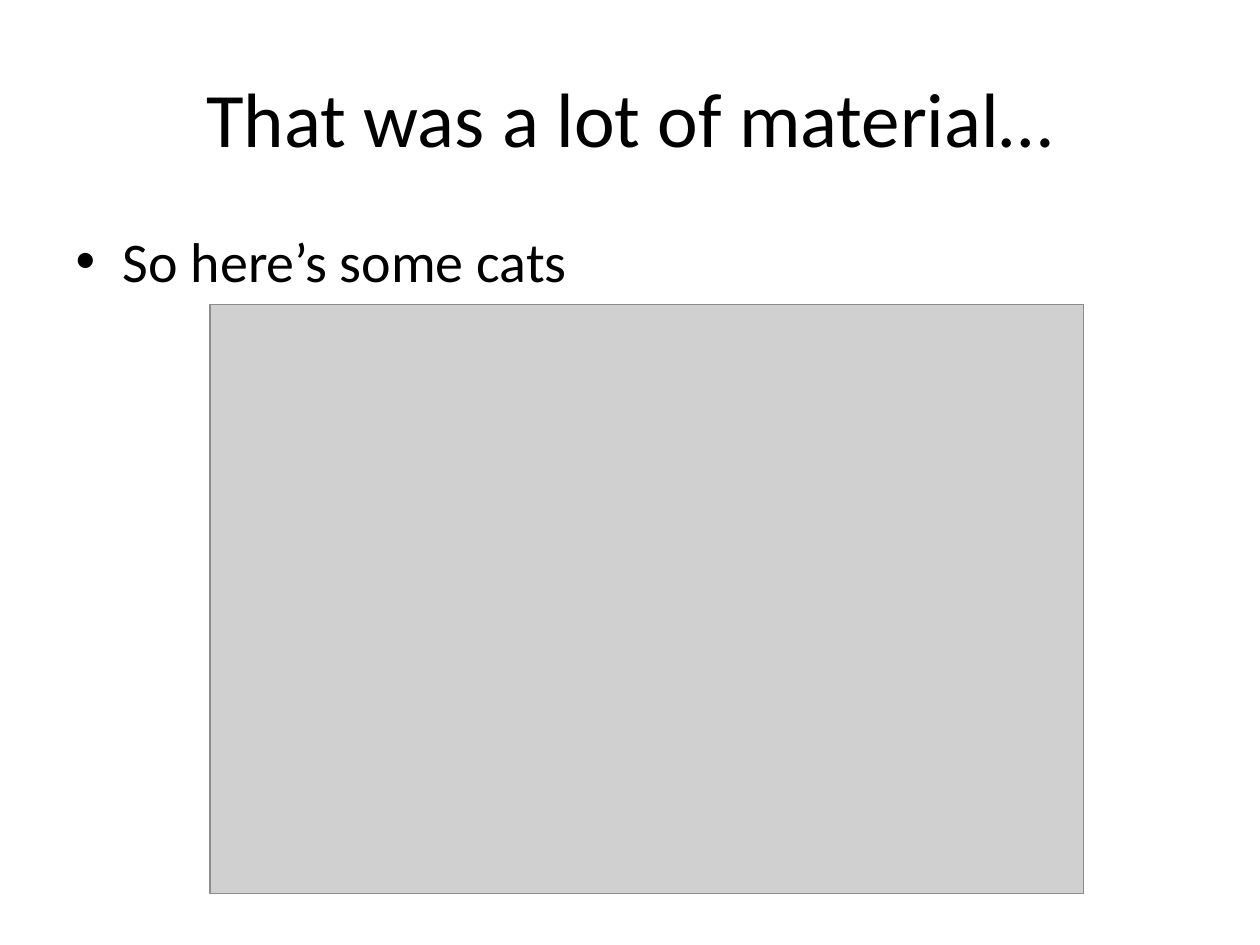
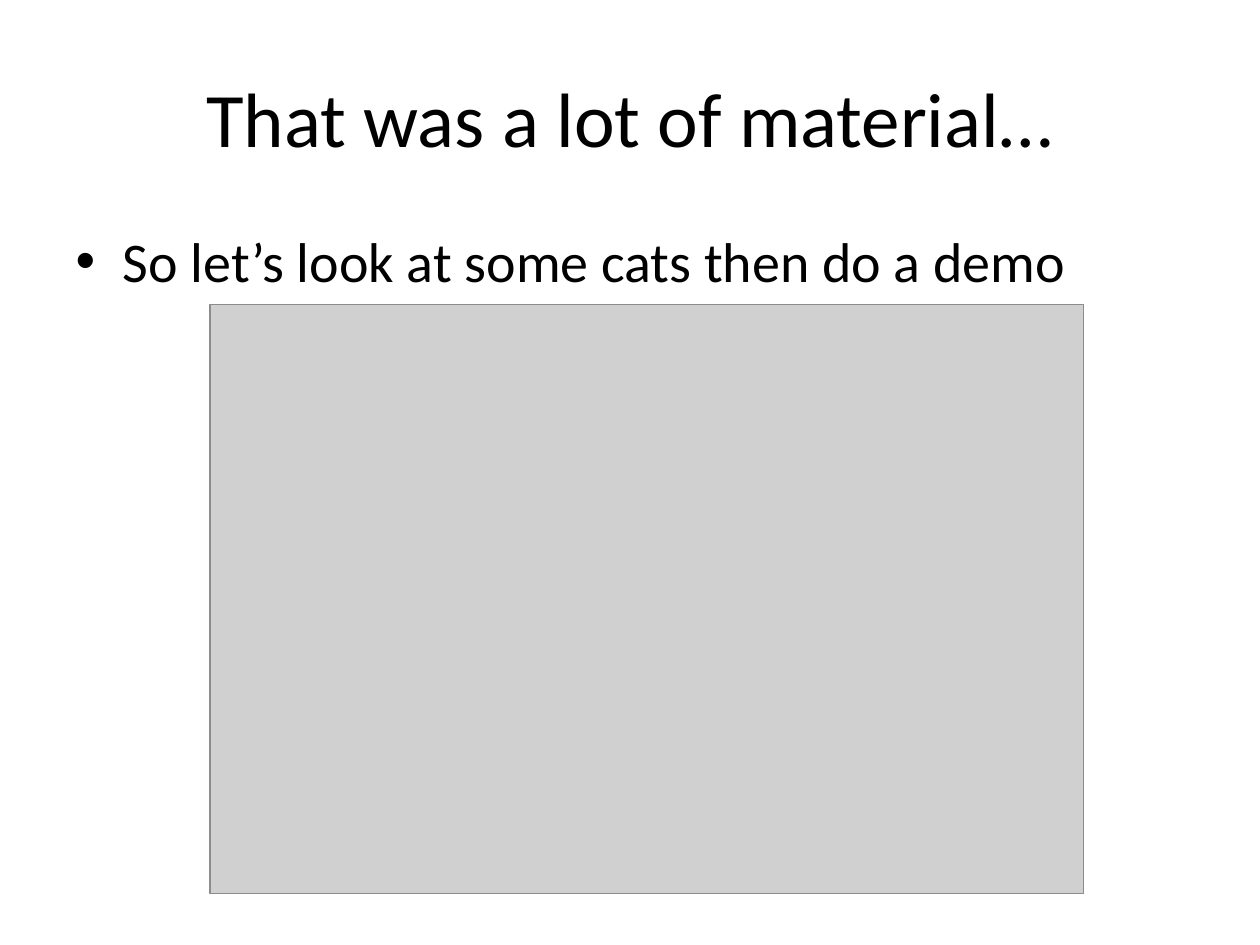
Before and after one commit to iagox86/2013-02-Shmoocon-talk, a slide deck: slide 65 of Shmoocon.pptx. Drawn at 1260x945 pixels with LibreOffice and Linux fonts; fonts in the diff are those of the drawing; grey boxes stand for pictures. Boxes give left, top, right and bottom in pixels: in the first picture for what was removed or moved away, otherwise in the second. Text is boxed around its words. In the diff, an @@ line names an element or a change of style, - is before the commit and + after.

```diff
--- a/Shmoocon.pptx
+++ b/Shmoocon.pptx
@@ text at box(123, 242, 1065, 283): text changed @@
-• So here’s some cats
+• So let’s look at some cats then do a demo
```
Also in this commit, not shown: 22 other slides changed, 12 slides added, 3 slides removed.
